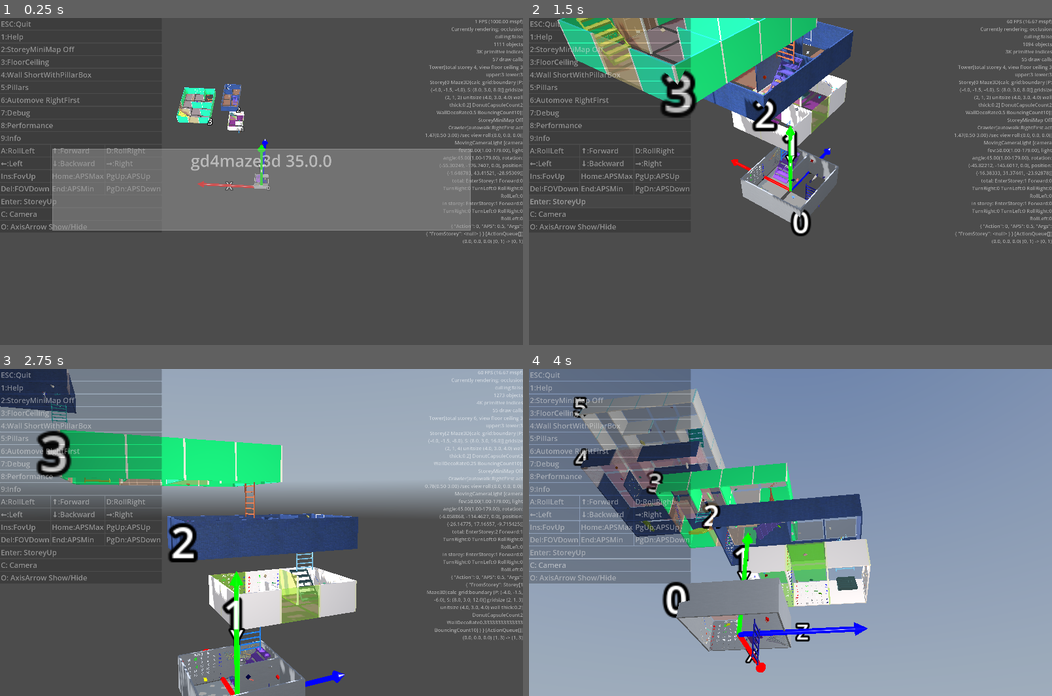
Above: before the commit, frames 1-4 (two rows, left to right).
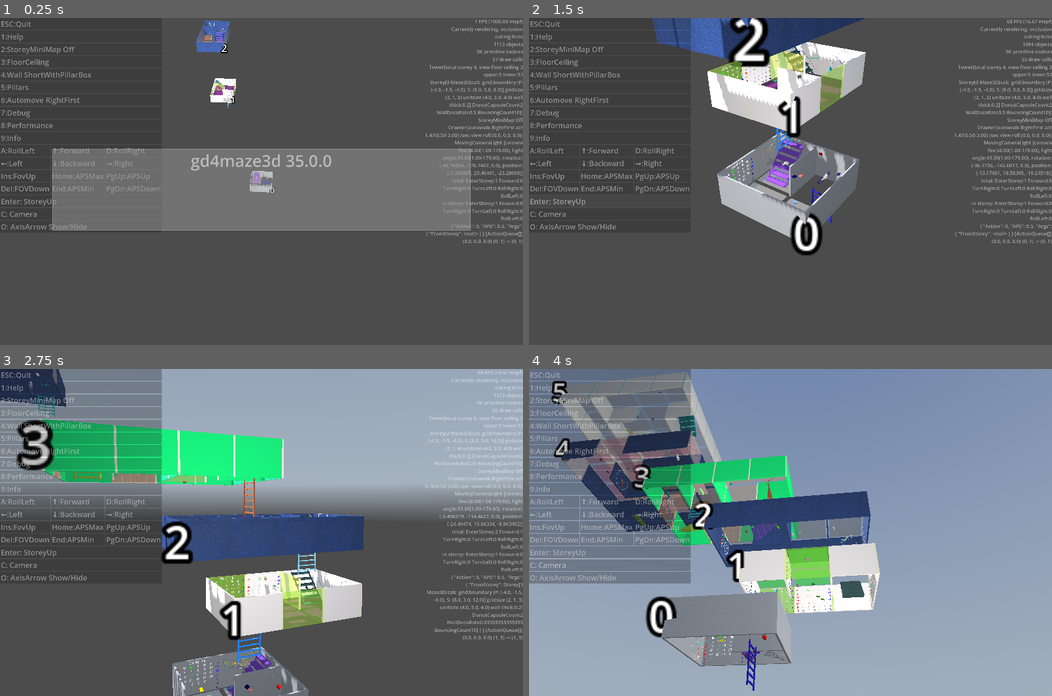
Above: after the commit, the same moments.

Repository: kasworld/gd4maze3d
Game: Godot game, scene res://main.tscn
Same seed, same stepped clock (60 frames per second), same inputs: the game is played once before the commit and once after it. A sky picture missing from this copy of the repository is replaced by a grey-blue gradient.
Inputs (mouse positions are in pixels of both pictures, inside the frame that each line leads up to):
- Up to frame 1 (0.25 s): no input
- Up to frame 2 (1.5 s): click "Enter: StoreyUp" at 0.5 s; click "Enter: StoreyUp" at 1.25 s
- Up to frame 3 (2.75 s): tap Enter at 2 s; move the mouse to (376, 516) at 2.02 s; hold Right from 2.03 s (still down); tap Q at 2.1 s; click (376, 516) at 2.17 s
- Up to frame 4 (4 s): move the mouse to (685, 548) at 2.77 s; release Right at 2.78 s; hold Down 2.78-3.53 s; tap E at 2.85 s; move the mouse to (842, 460) at 3.52 s; hold Right from 3.53 s (still down); tap 1 at 3.6 s

The runs differ from the first frame. In frame 1, 2.2% of the frame differs, in the area x 33-100%, y 0-54%; in frame 2, 19%, in the area x 5-100%, y 0-73%; in frame 3, 10%; in frame 4, 16%.

Commit message:
fix tower_size

Diff:
--- a/main.tscn
+++ b/main.tscn
@@ -191,6 +191,7 @@
 theme = SubResource("Theme_lquwl")
 
 [node name="AxisArrow3D" parent="." unique_id=2079731285 instance=ExtResource("6_7mycd")]
+visible = false
 
 [node name="MovingCameraLightHober" parent="." unique_id=123708318 instance=ExtResource("3_hdadt")]
 
--- a/tower/tower.gd
+++ b/tower/tower.gd
@@ -2,13 +2,13 @@
 class_name Tower
 
 const StoreyUp := 3
-const StoreyDown := 3
+const StoreyDown := 32
 
 const StoreyAnimationDuration := 1.5
 
 var max_storey_grid :Vector2i = Storey.GridSize
 func tower_size() -> Vector3:
-	return Vector3(max_storey_grid.x, StoreyUp + StoreyDown +1 , max_storey_grid.y) * Storey.CellSize
+	return Vector3(max_storey_grid.x, storey_list.size() , max_storey_grid.y) * Storey.CellSize
 
 var visible_storey_up :int = StoreyUp
 var visible_storey_down :int = StoreyDown
